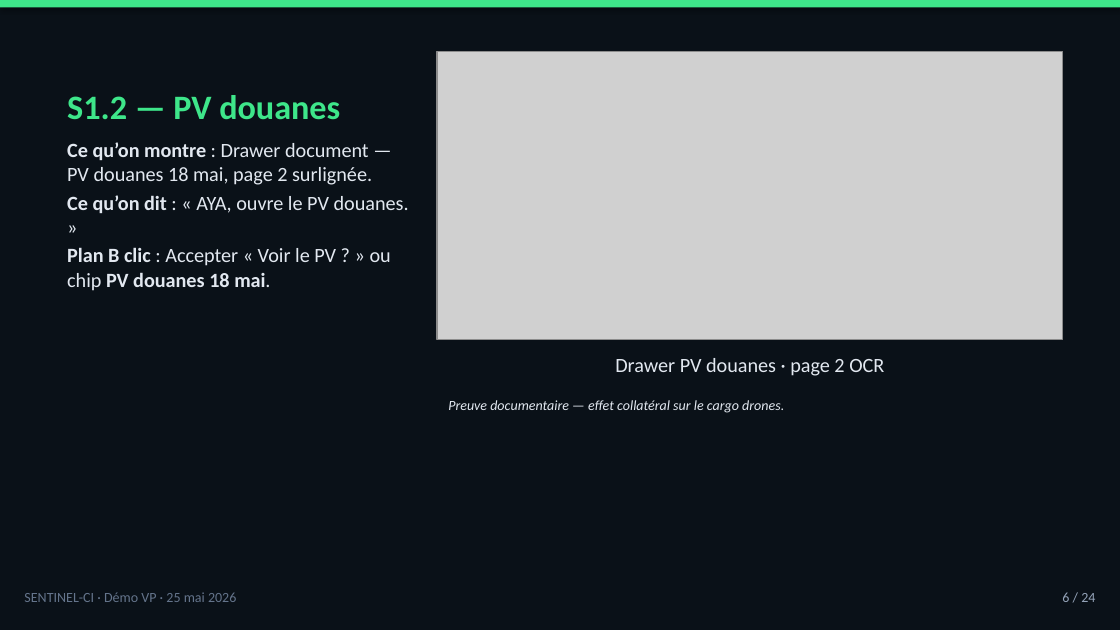
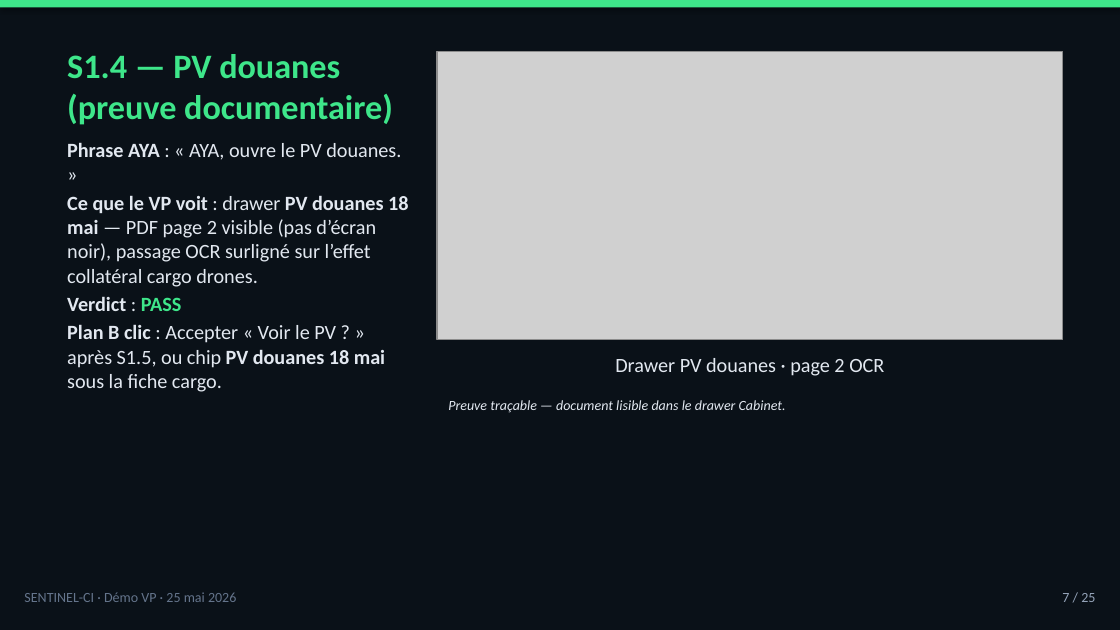
Before and after one commit to tishacian/hyusai, a slide deck: slide 7 of docs/sentinel-ci-demo-presenter-deck-2026-05-25.pptx (slide 6 before the commit). Drawn at 1120x630 pixels with LibreOffice and Linux fonts; fonts in the diff are those of the drawing; grey boxes stand for pictures. Boxes give left, top, right and bottom in pixels: in the first picture for what was removed or moved away, otherwise in the second. Text is boxed around its words. In the diff, an @@ line names an element or a change of style, - is before the commit and + after.

```diff
--- a/docs/sentinel-ci-demo-presenter-deck-2026-05-25.pptx
+++ b/docs/sentinel-ci-demo-presenter-deck-2026-05-25.pptx
@@ title at <box>67,54,393,125</box>: text changed @@
-S1.2 — PV douanes
+S1.4 — PV douanes (preuve documentaire)
@@ text at <box>67,142,408,392</box>: text changed @@
-Ce qu’on montre : Drawer document — PV douanes 18 mai, page 2 surlignée.
-Ce qu’on dit : « AYA, ouvre le PV douanes. »
-Plan B clic : Accepter « Voir le PV ? » ou chip PV douanes 18 mai.
+Phrase AYA : « AYA, ouvre le PV douanes. »
+Ce que le VP voit : drawer PV douanes 18 mai — PDF page 2 visible (pas d’écran noir), passage OCR surligné sur l’effet collatéral cargo drones.
+Verdict : PASS
+Plan B clic : Accepter « Voir le PV ? » après S1.5, ou chip PV douanes 18 mai sous la fiche cargo.
@@ text at <box>448,400,786,413</box>: text changed @@
-Preuve documentaire — effet collatéral sur le cargo drones.
+Preuve traçable — document lisible dans le drawer Cabinet.
@@ text at <box>1062,593,1095,602</box>: text changed @@
-6 / 24
+7 / 25
```
Also in this commit, not shown: 20 other slides changed, 3 slides added, 2 slides removed, 2 other files.
